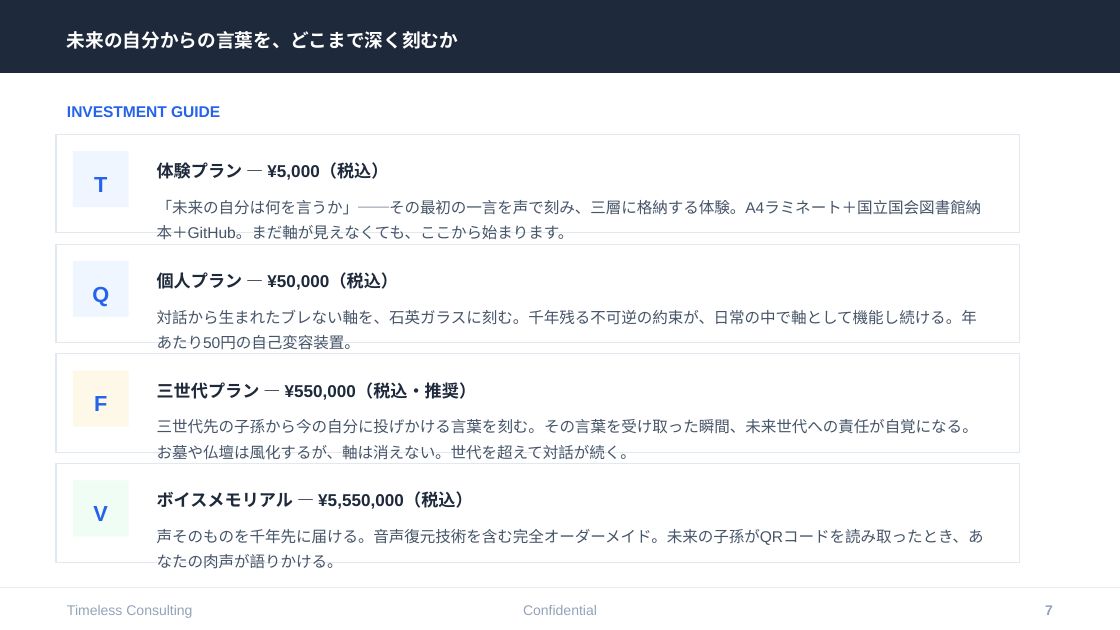
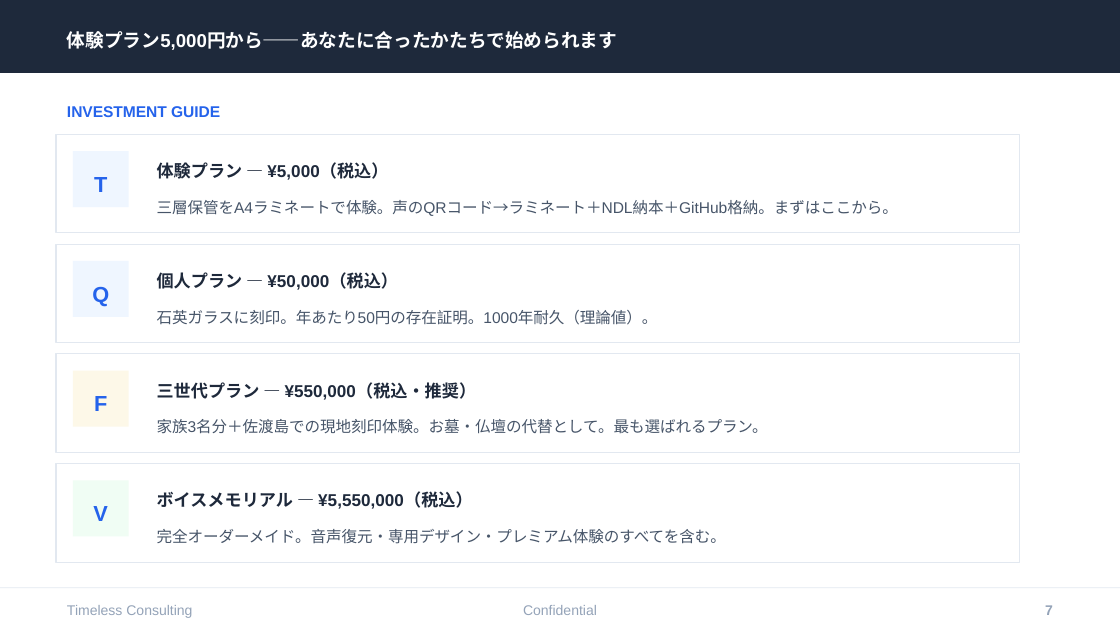
Before and after one commit to tokistorage/lp, a slide deck: slide 7 of tokistorage-client-deck.pptx. Drawn at 1120x630 pixels with LibreOffice and Linux fonts; fonts in the diff are those of the drawing. Boxes give left, top, right and bottom in pixels: in the first picture for what was removed or moved away, otherwise in the second. Text is boxed around its words. In the diff, an @@ line names an element or a change of style, - is before the commit and + after.

```diff
--- a/tokistorage-client-deck.pptx
+++ b/tokistorage-client-deck.pptx
@@ text at <box>67,31,617,50</box>: text changed @@
-未来の自分からの言葉を、どこまで深く刻むか
+体験プラン5,000円から——あなたに合ったかたちで始められます
@@ text at <box>157,200,898,216</box>: text changed @@
-「未来の自分は何を言うか」──その最初の一言を声で刻み、三層に格納する体験。A4ラミネート＋国立国会図書館納本＋GitHub。まだ軸が見えなくても、ここから始まります。
+三層保管をA4ラミネートで体験。声のQRコード→ラミネート＋NDL納本＋GitHub格納。まずはここから。
@@ text at <box>157,310,658,325</box>: text changed @@
-対話から生まれたブレない軸を、石英ガラスに刻む。千年残る不可逆の約束が、日常の中で軸として機能し続ける。年あたり50円の自己変容装置。
+石英ガラスに刻印。年あたり50円の存在証明。1000年耐久（理論値）。
@@ text at <box>157,419,768,434</box>: text changed @@
-三世代先の子孫から今の自分に投げかける言葉を刻む。その言葉を受け取った瞬間、未来世代への責任が自覚になる。お墓や仏壇は風化するが、軸は消えない。世代を超えて対話が続く。
+家族3名分＋佐渡島での現地刻印体験。お墓・仏壇の代替として。最も選ばれるプラン。
@@ text at <box>157,529,726,544</box>: text changed @@
-声そのものを千年先に届ける。音声復元技術を含む完全オーダーメイド。未来の子孫がQRコードを読み取ったとき、あなたの肉声が語りかける。
+完全オーダーメイド。音声復元・専用デザイン・プレミアム体験のすべてを含む。
```
Also in this commit, not shown: 8 other slides changed, 13 other files.
